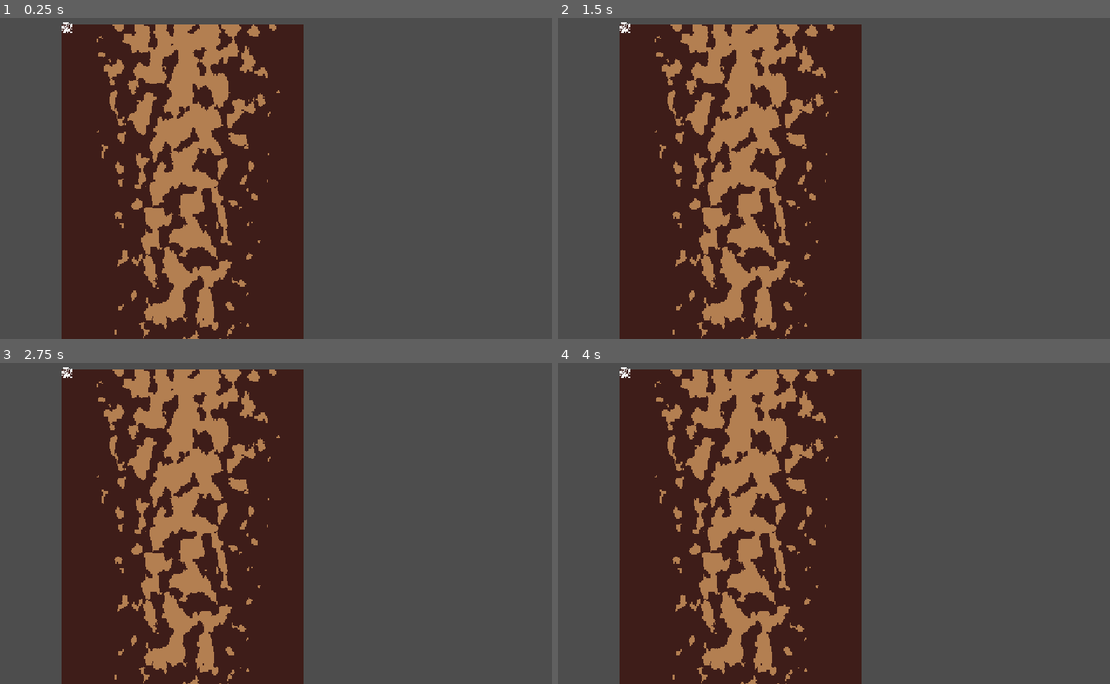
Above: before the commit, frames 1-4 (two rows, left to right).
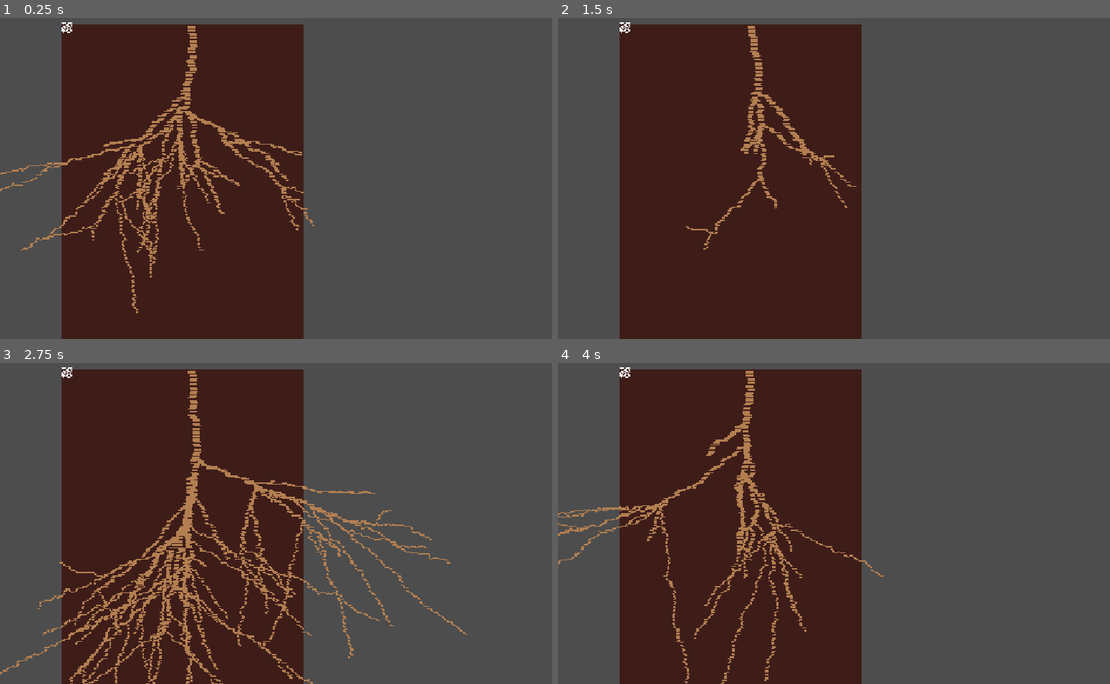
Above: after the commit, the same moments.

Repository: Kaplin86/town-of-root-town
Game: Godot game, scene res://scenes/main.tscn
Two runs of this game, one before a commit and one after it. Both use one fixed random seed, a clock stepped at 60 frames per second and the inputs below.
Inputs:
- Up to frame 1 (0.25 s): no input
- Up to frame 2 (1.5 s): no input
- Up to frame 3 (2.75 s): tap Enter at 2 s
- Up to frame 4 (4 s): no input

The runs differ from the first frame. In frame 1, 11% of the frame differs, in the area x 0-57%, y 1-100%; in frame 2, 11%; in frame 3, 14%, in the area x 0-85%, y 1-100%; in frame 4, 11%.

Commit message:
wip worms

Diff:
--- a/code/tile_manager.gd
+++ b/code/tile_manager.gd
@@ -3,38 +3,61 @@
 const MAPSIZEX = 200
 const MAPSIZEY = 400
 
+var Tiles : Dictionary[Vector2i,String]
 
+var noise = FastNoiseLite.new()
 
-var Tiles : Dictionary[Vector2i,String]
-@export var NoiseThreshold = 0.0
+var activeWorms = []
+var wormID = 0
 
 func _generate():
-	var noise = FastNoiseLite.new()
-	noise.seed = 0
-	noise.noise_type = FastNoiseLite.TYPE_SIMPLEX
-	#noise.cellular_return_type = FastNoiseLite.RETURN_CELL_VALUE
-	noise.fractal_gain = 0.39
-	noise.frequency = 0.05
+	Tiles = {}
+	noise.noise_type = FastNoiseLite.TYPE_PERLIN
+	noise.frequency = 0.56
+
 	for x in MAPSIZEX:
-		var halfwayPercent = inverse_lerp(0,MAPSIZEX,x) #for later
-		halfwayPercent -= 0.5 #for later
-		halfwayPercent = abs(halfwayPercent) - 0.2
+		for y in MAPSIZEY:
+			Tiles[Vector2i(x,y)] = "Dirt"
 
-		for y in MAPSIZEY:
-			var verticalPercent = inverse_lerp(0,MAPSIZEY,y)
+	await doWorm(Vector2(100,0), 10, 90)
 
+	while activeWorms != []:
+		await get_tree().create_timer(0.5).timeout
 
-			if noise.get_noise_2d(x ,y * 0.8) >= NoiseThreshold + (halfwayPercent * 3) + (verticalPercent * 0.8):
-				Tiles[Vector2i(x,y)] = "Root"
-			else:
-				Tiles[Vector2i(x,y)] = "Dirt"
-	_display()
-	await get_tree().create_timer(0.2).timeout
 	_generate()
 
 func _ready():
 	_generate()
 
+
+func doWorm(startPos, thickness, angleOffset):
+	var myID = wormID
+	wormID += 1
+	activeWorms.append(myID)
+	var worm_pos: Vector2 = startPos
+	var worm_dist = randi_range(1,200 - (200 / thickness))
+
+	for C in worm_dist:
+		if randi_range(0,10) == 5:
+			await RenderingServer.frame_post_draw
+		var angle = noise.get_noise_2d(worm_pos.x * 0.5, worm_pos.y) * PI * 0.8
+		angle += deg_to_rad(angleOffset)
+		angle += randf_range(-0.25, 0.25)
+		worm_pos += Vector2(cos(angle) * 1.2, sin(angle)) * 1.5
+		for I in thickness:
+			var offset = (I * 0.5) - thickness
+			Tiles[Vector2i(worm_pos) - Vector2i(offset,0)] = "Root"
+
+		if randf_range(0,1) <= 0.1 and thickness > 2 and C > 30:
+			doWorm(worm_pos,thickness - 2,angleOffset + randf_range(-60,60))
+			if randf_range(0,1) < 0.5:
+				doWorm(worm_pos,thickness - 2,angleOffset + randf_range(-60,60))
+			thickness -= 1
+
+	activeWorms.erase(myID)
+
+func _process(delta):
+	_display()
 
 func _display():
 	$"../CoveringGround".clear()
--- a/scenes/main.tscn
+++ b/scenes/main.tscn
@@ -14,12 +14,12 @@
 sources/0 = SubResource("TileSetAtlasSource_jyhfs")
 
 [sub_resource type="Gradient" id="Gradient_jyhfs"]
-offsets = PackedFloat32Array(0.28125, 0.34375, 1)
+offsets = PackedFloat32Array(0.3375, 0.36875, 1)
 colors = PackedColorArray(0, 0, 0, 0, 1, 1, 1, 1, 1, 1, 1, 1)
 
 [sub_resource type="FastNoiseLite" id="FastNoiseLite_sugp2"]
 noise_type = 0
-frequency = 0.036
+frequency = 0.018
 fractal_lacunarity = 1.61
 fractal_gain = 0.39
 fractal_weighted_strength = 0.45
